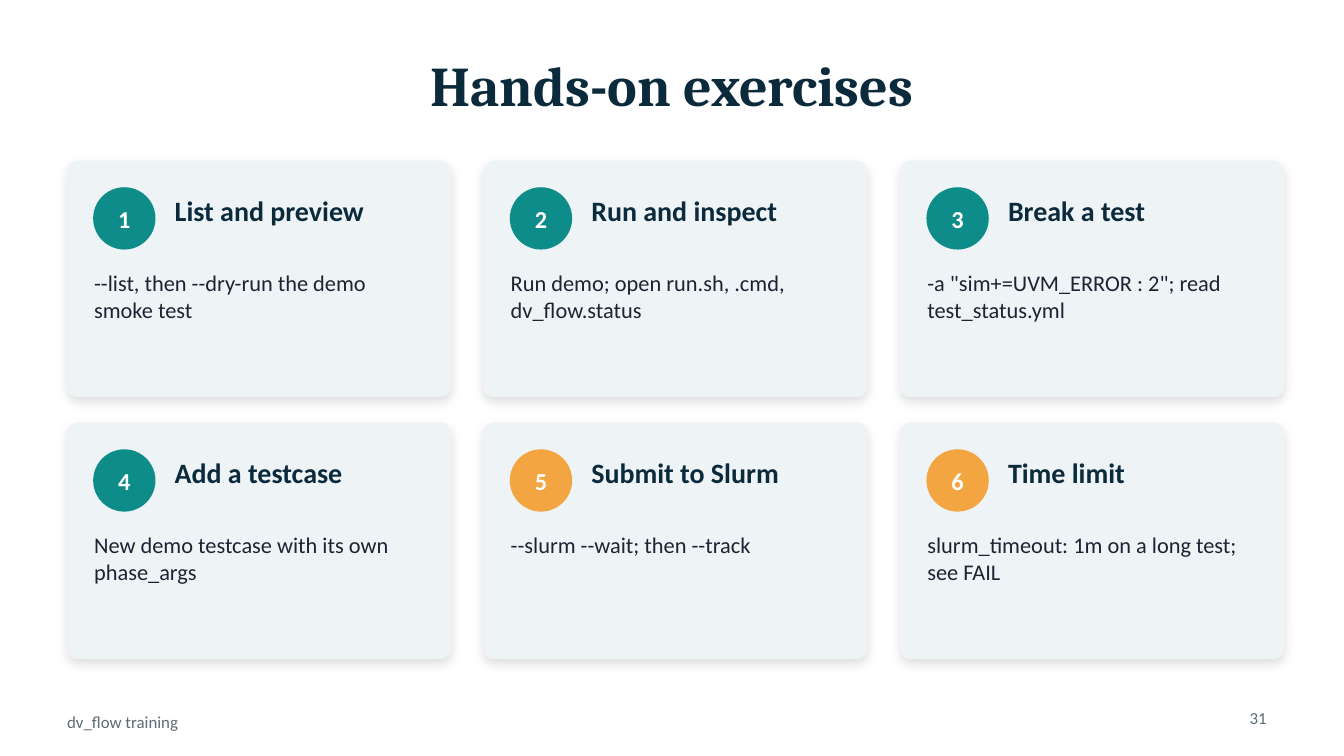
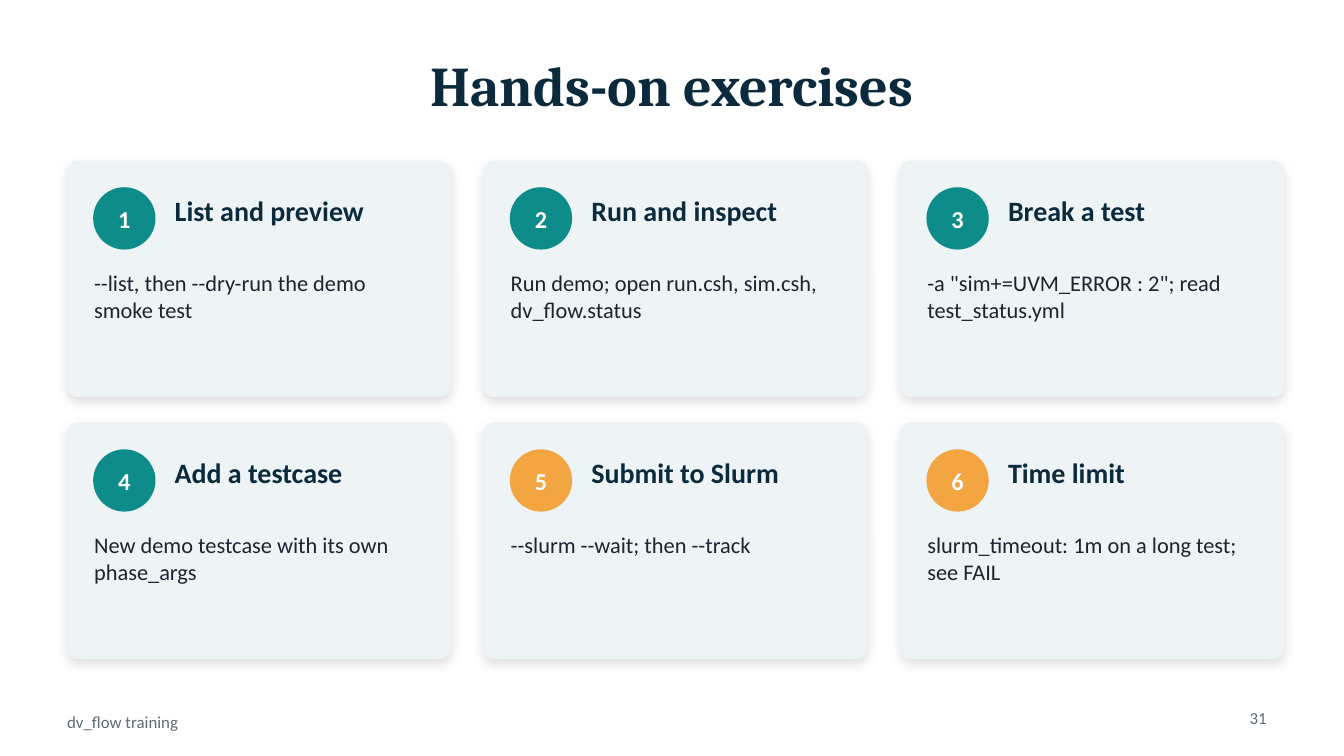
Before and after one commit to briskchip/dv_flow, a slide deck: slide 31 of doc/dv_flow_training.pptx. Drawn at 1344x756 pixels with LibreOffice and Linux fonts; fonts in the diff are those of the drawing. Boxes give left, top, right and bottom in pixels: in the first picture for what was removed or moved away, otherwise in the second. Text is boxed around its words. In the diff, an @@ line names an element or a change of style, - is before the commit and + after.

```diff
--- a/doc/dv_flow_training.pptx
+++ b/doc/dv_flow_training.pptx
@@ text at bbox=[511, 275, 817, 321]: text changed @@
-Run demo; open run.sh, .cmd, dv_flow.status
+Run demo; open run.csh, sim.csh, dv_flow.status
```
Also in this commit, not shown: 6 other slides changed, 12 other files.
